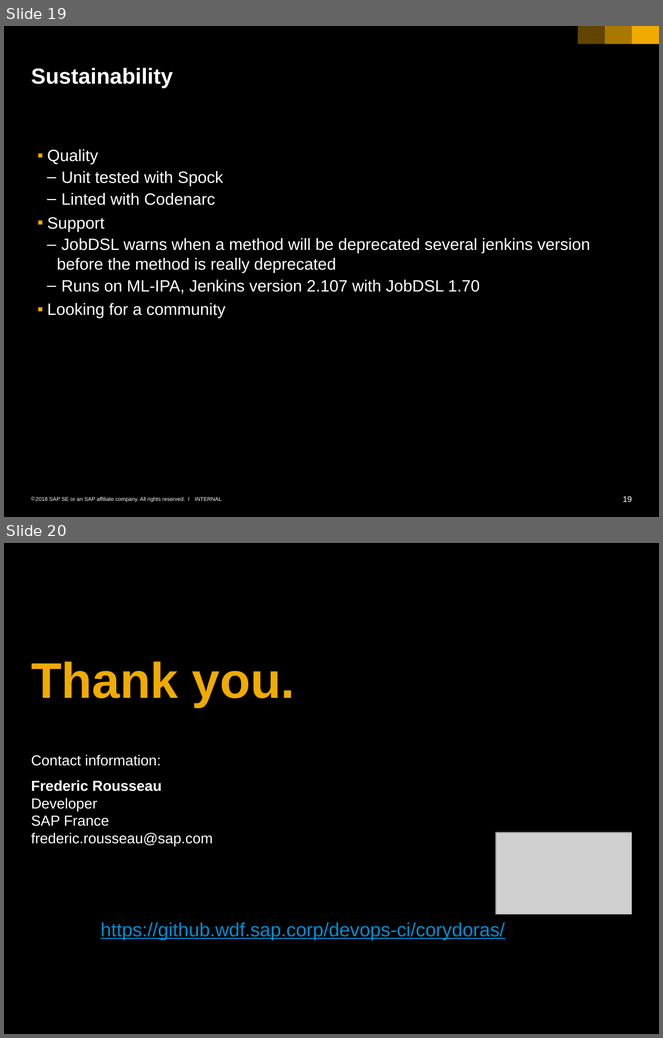
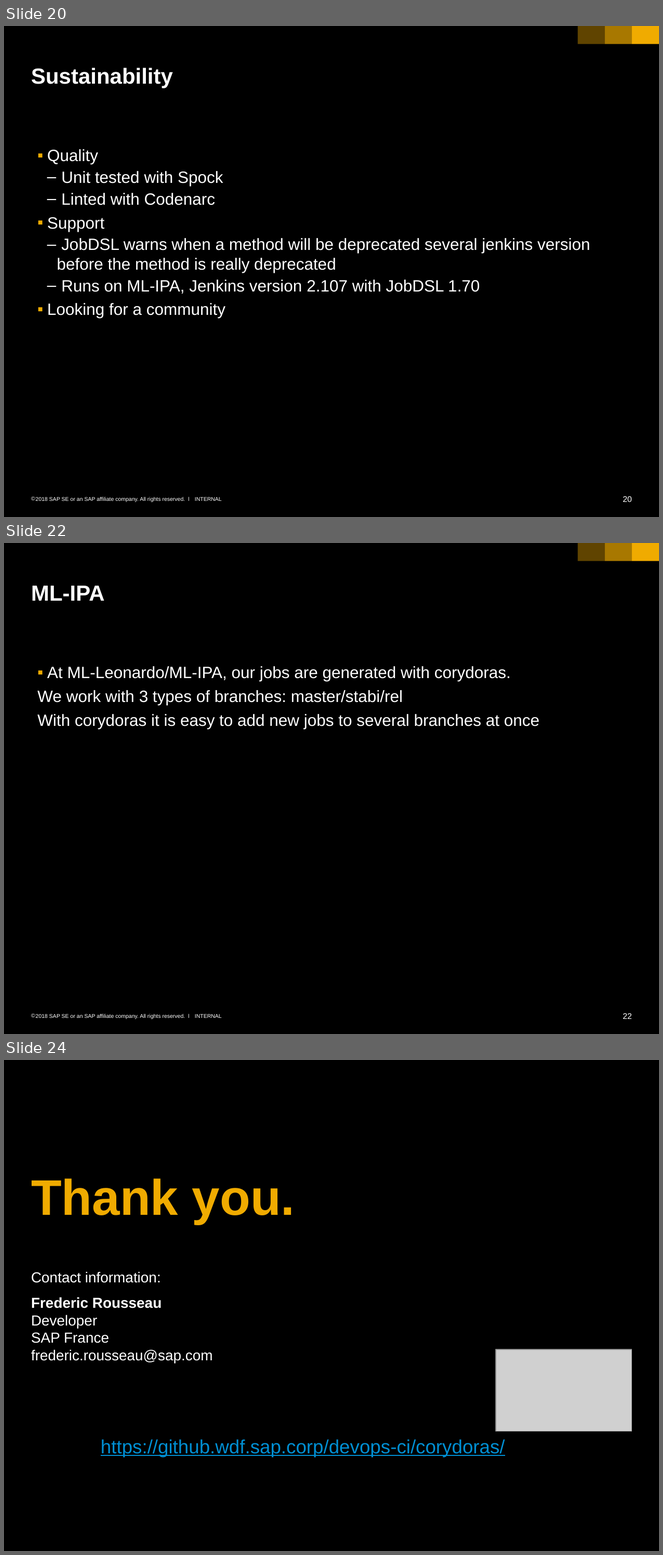
Before and after one commit to SAP-archive/jenkins-pipelayer, a slide deck: Presentation-Corydoras.pptx. Shown one above the other, each under a label of ours: slides 19 and 20 before the commit, slides 20, 22 and 24 after it; the slides between them are not shown. The pictures are 663x1038 and 663x1555 pixels, drawn with LibreOffice and Linux fonts; fonts in the diff are those of the drawing; grey boxes stand for pictures; background and template pictures are left out. Boxes give left, top, right and bottom in pixels: in the first picture for what was removed or moved away, otherwise in the second. Text is boxed around its words. In the diff, an @@ line names an element or a change of style, - is before the commit and + after.

```diff
--- a/Presentation-Corydoras.pptx
+++ b/Presentation-Corydoras.pptx
@@ slide 22 added at (x1=4, y1=543, x2=659, y2=1034), background #000000; not listed: 6 template elements that a slide beside it also shows @@
@@ title added at (x1=31, y1=586, x2=105, y2=601), 24 pt, text #FFFFFF, bold @@
+ML-IPA
@@ text added at (x1=37, y1=666, x2=540, y2=729), 18 pt, text #FFFFFF @@
+  ▪ At ML-Leonardo/ML-IPA, our jobs are generated with corydoras.
+  We work with 3 types of branches: master/stabi/rel
+  With corydoras it is easy to add new jobs to several branches at once
@@ what was slide 19 is now slide 20 @@
@@ page number at (x1=623, y1=497, x2=632, y2=502): text changed @@
-19
+20
@@ what was slide 20 is now slide 24 @@
```
Also in this commit, not shown: 1 slide changed, 3 other slides added, 1 other file.
